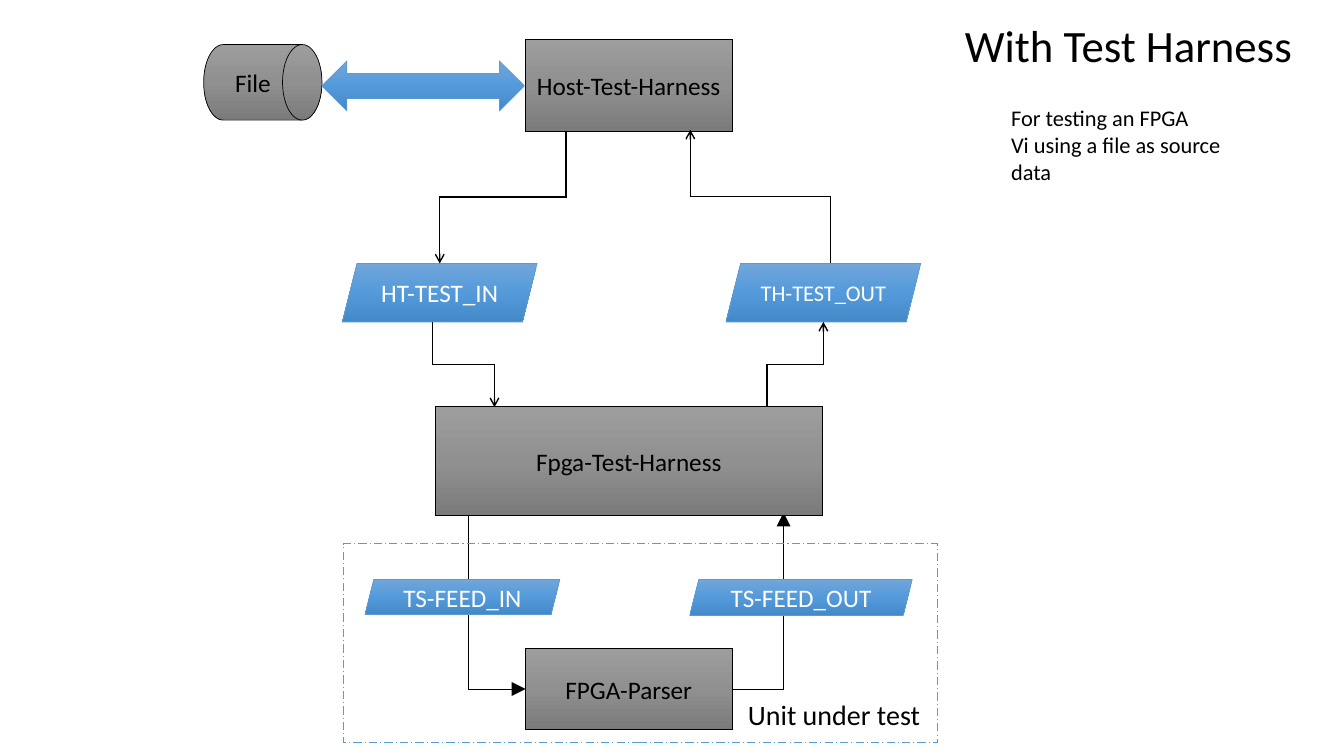
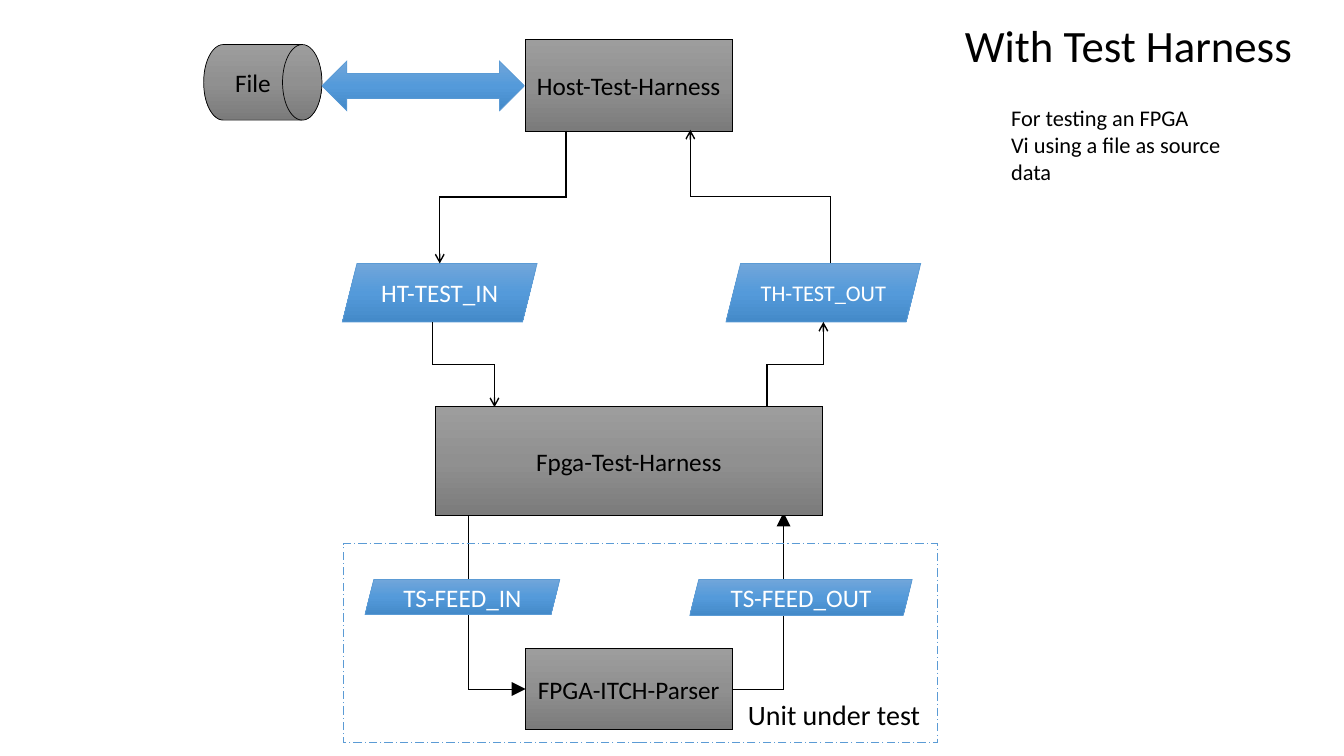
Before and after one commit to imeddz2015/LabVIEW_Fpga, a slide deck: slide 7 of MarketData/MarketData_02/Overview.pptx (slide 2 before the commit). Drawn at 1344x756 pixels with LibreOffice and Linux fonts; fonts in the diff are those of the drawing. Boxes give left, top, right and bottom in pixels: in the first picture for what was removed or moved away, otherwise in the second. Text is boxed around its words. In the diff, an @@ line names an element or a change of style, - is before the commit and + after.

```diff
--- a/MarketData/MarketData_02/Overview.pptx
+++ b/MarketData/MarketData_02/Overview.pptx
@@ text in rectangle at bbox=[538, 683, 720, 699]: text changed @@
-FPGA-Parser
+FPGA-ITCH-Parser
```
Also in this commit, not shown: 8 slides added, 1 slide removed.
